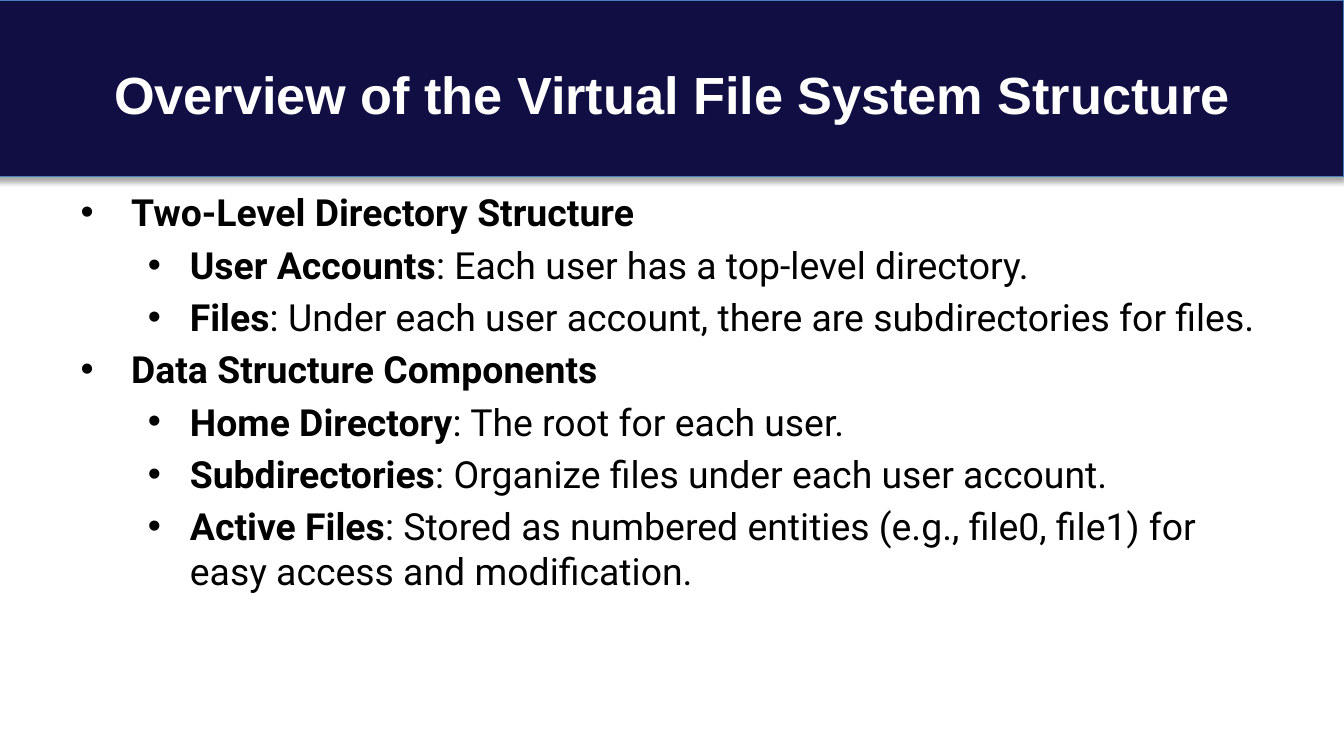
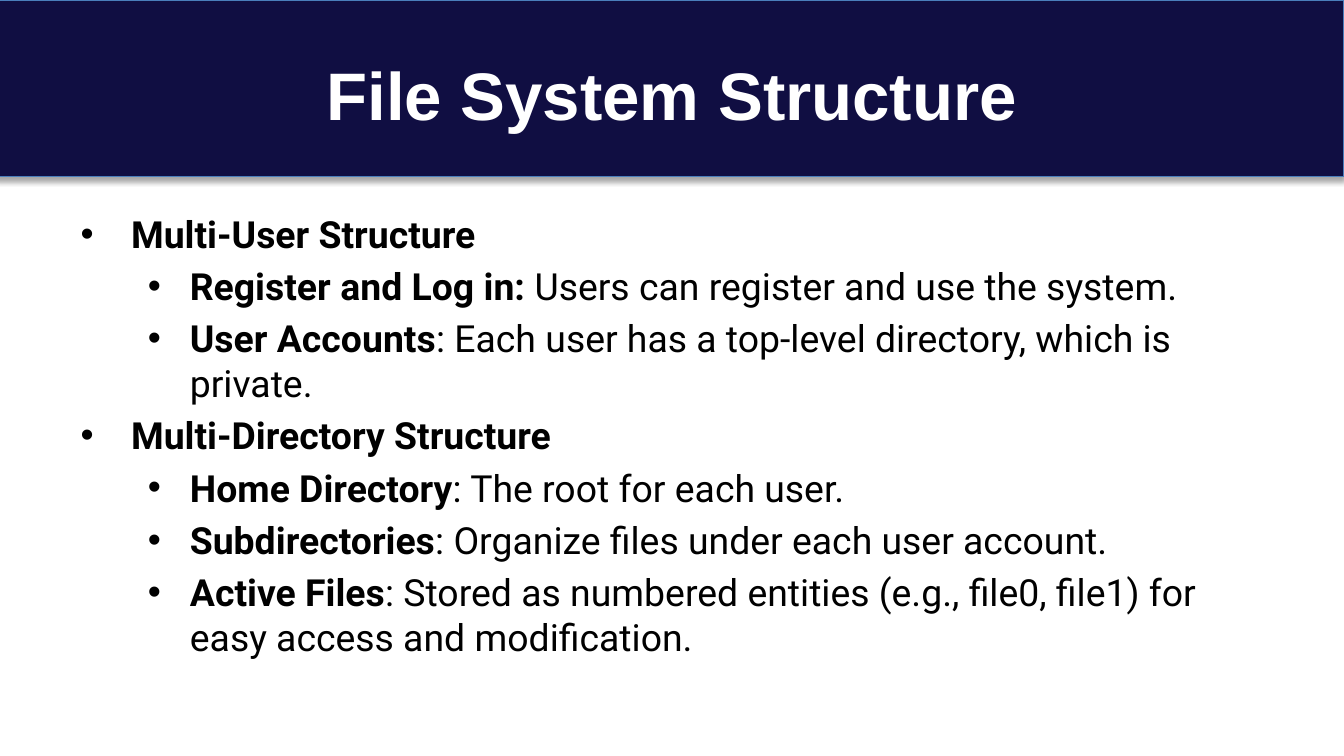
Before and after one commit to cseuconn/CSE-OS-2023-FALL, a slide deck: slide 5 of CSE-5305/Zongming_Juli/VFS presentation.pptx (slide 4 before the commit). Drawn at 1344x756 pixels with LibreOffice and Linux fonts; fonts in the diff are those of the drawing. Boxes give left, top, right and bottom in pixels: in the first picture for what was removed or moved away, otherwise in the second. Text is boxed around its words. In the diff, an @@ line names an element or a change of style, - is before the commit and + after.

```diff
--- a/CSE-5305/Zongming_Juli/VFS presentation.pptx
+++ b/CSE-5305/Zongming_Juli/VFS presentation.pptx
@@ title at [327,71,1017,132]: text changed; size 28 to 36 pt @@
-Overview of the Virtual File System Structure
+File System Structure
@@ text "Multi-User Structure": place and size @@
-text "Multi-User Structure" at [131,198,1254,593]
+text "Multi-User Structure" at [131,220,1196,659]
@@ text at [131,220,1177,457]: text changed @@
-• Two-Level Directory Structure
-  • User Accounts: Each user has a top-level directory.
-  • Files: Under each user account, there are subdirectories for files.
-• Data Structure Components
+• Multi-User Structure
+  • Register and Log in: Users can register and use the system.
+  • User Accounts: Each user has a top-level directory, which is private.
+• Multi-Directory Structure
```
Also in this commit, not shown: 6 other slides changed, 12 slides added, 2 slides removed, 1 other file.
